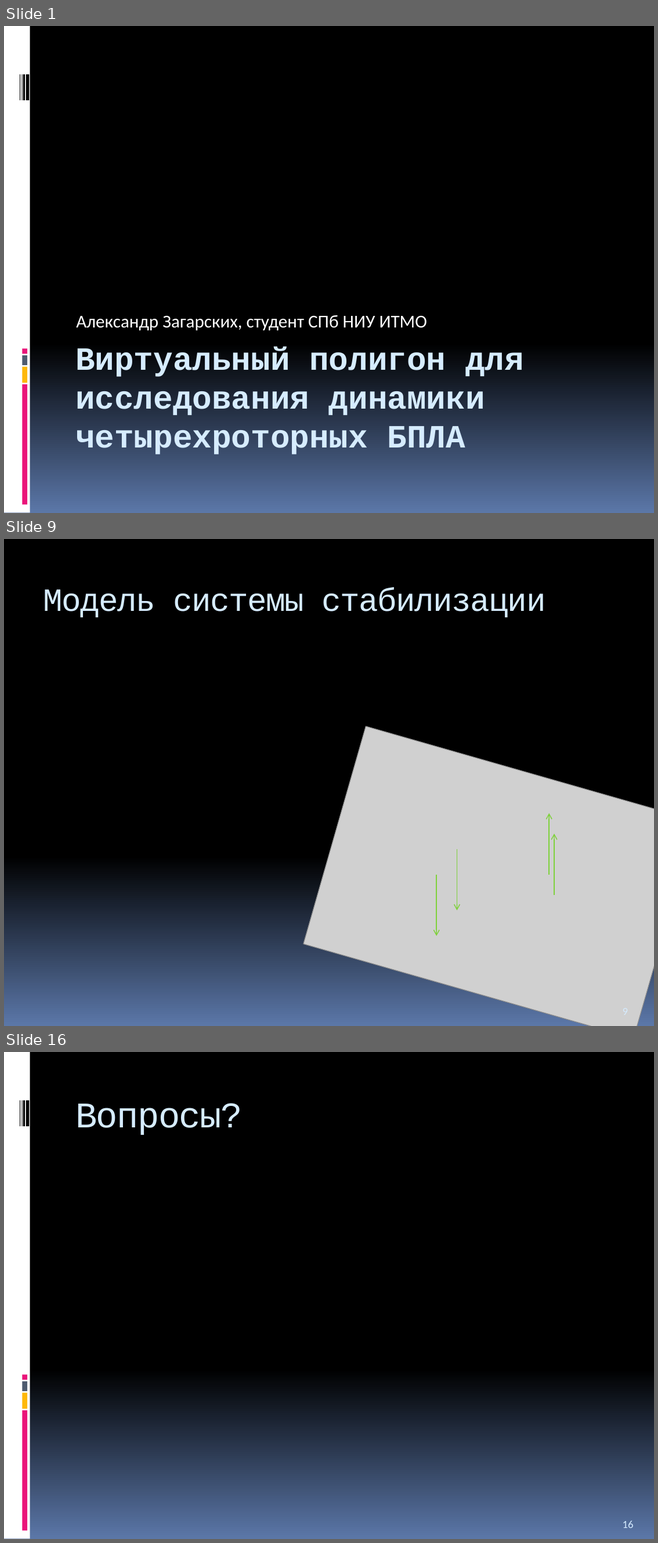
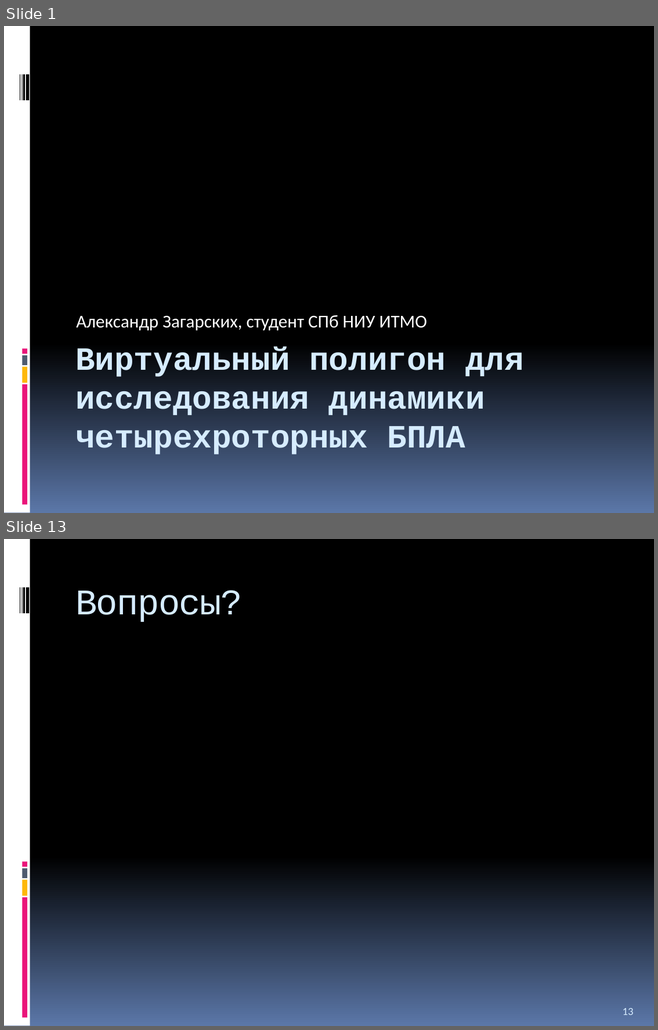
Before and after one commit to yaceq/quadro-xds, a slide deck: Docs/Medias2012.pptx. Shown one above the other, each under a label of ours: slides 1, 9 and 16 before the commit, slides 1 and 13 after it; the slides between them are not shown. The pictures are 658x1543 and 658x1030 pixels, drawn with LibreOffice and Linux fonts; fonts in the diff are those of the drawing; grey boxes stand for pictures. Boxes give left, top, right and bottom in pixels: in the first picture for what was removed or moved away, otherwise in the second. Text is boxed around its words. In the diff, an @@ line names an element or a change of style, - is before the commit and + after.

```diff
--- a/Docs/Medias2012.pptx
+++ b/Docs/Medias2012.pptx
@@ slide 9 removed at (4, 539, 654, 1026), background gradient #000000 to #5B77A8 @@
@@ title removed at (43, 588, 546, 617) @@
-Модель системы стабилизации
@@ picture removed at (303, 726, 654, 1026) @@
@@ arrow removed from (549, 875) to (549, 813) @@
@@ arrow removed from (554, 895) to (554, 834) @@
@@ arrow removed from (457, 849) to (457, 911) @@
@@ arrow removed from (436, 875) to (436, 936) @@
@@ what was slide 16 is now slide 13 @@
@@ page number at (622, 1008, 633, 1015): text changed @@
-16
+13
```
Also in this commit, not shown: 7 slides changed, 4 slides added, 6 other slides removed, 6 other files.
